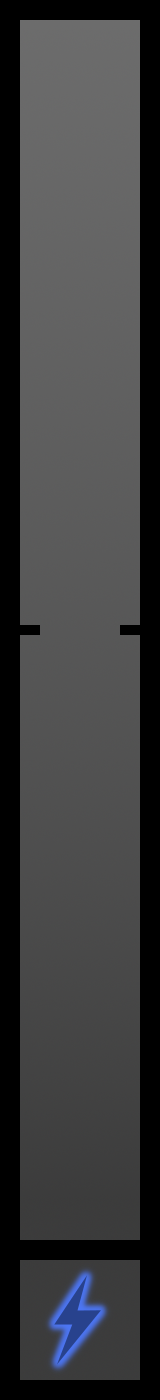
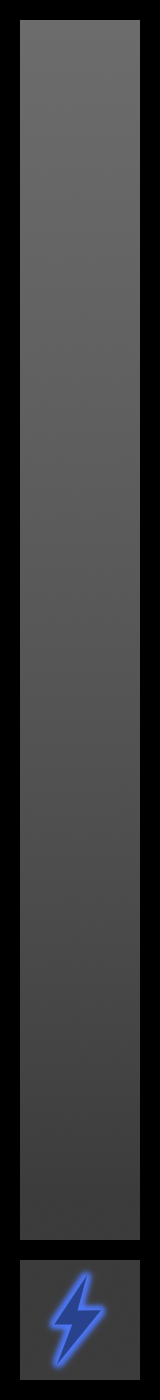
Layer changes from the first 160 x 1400 image to the second:
painted on "Border" over [20, 625, 140, 635]
